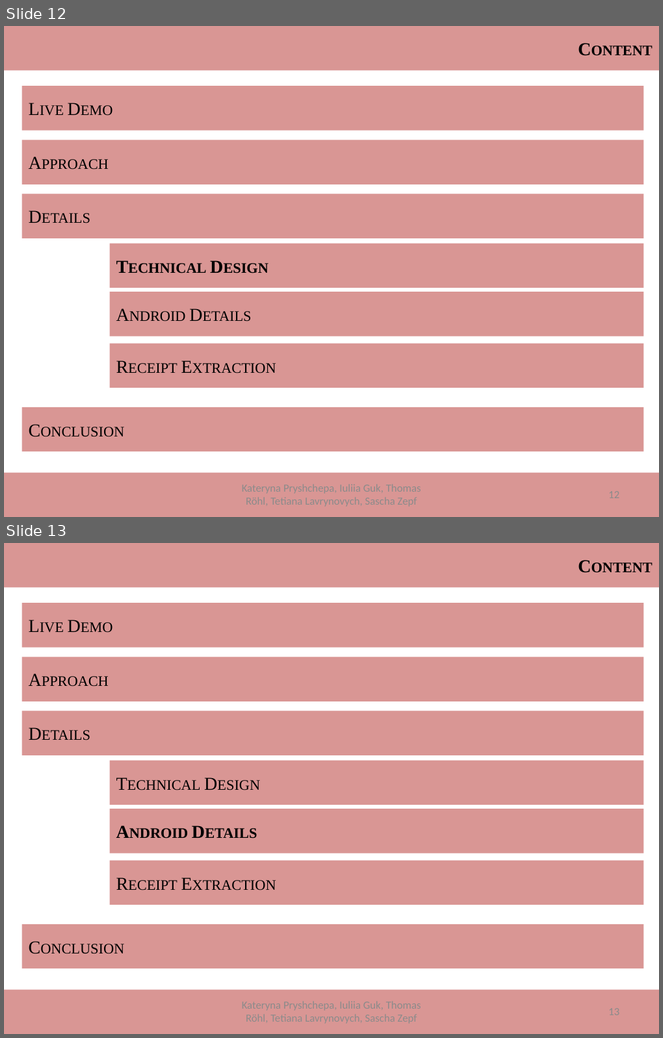
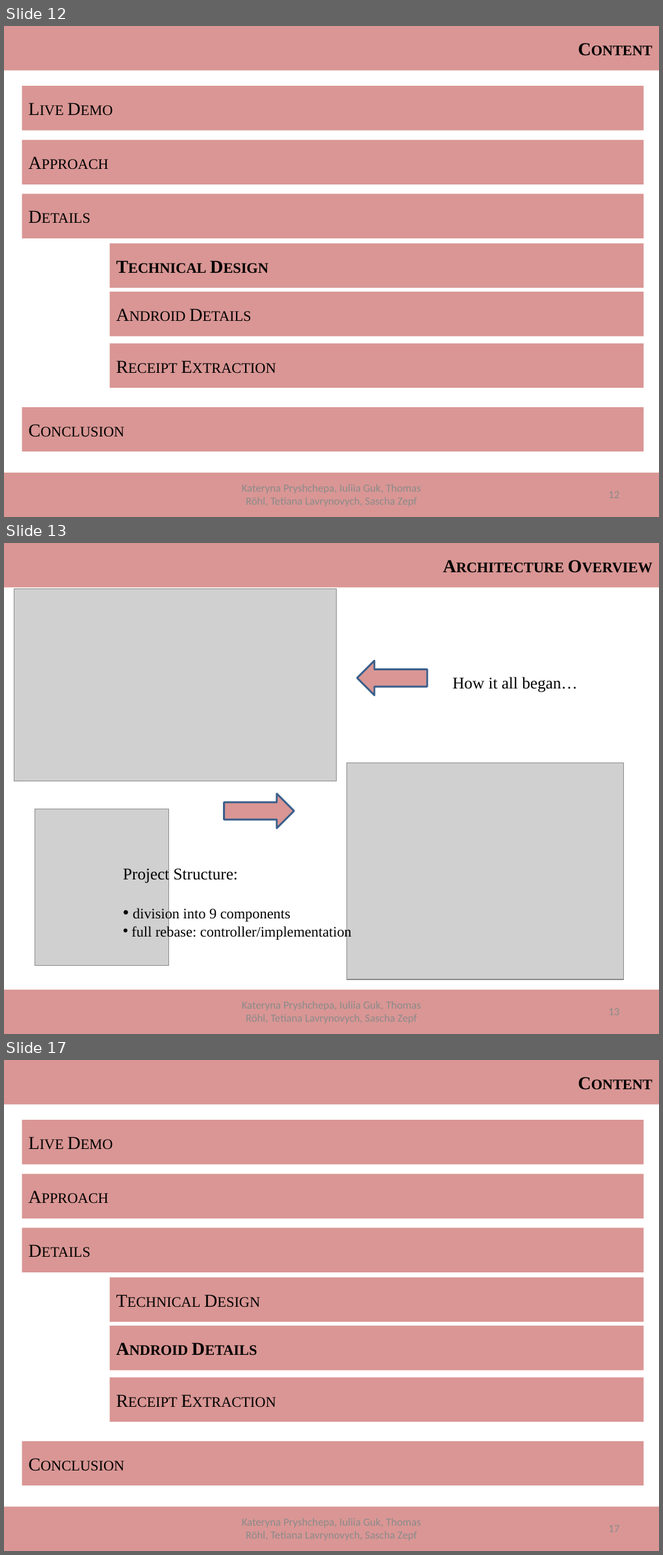
Before and after one commit to ThomasRoehl/ShopAdmin, a slide deck: Dokumentation/ShopAdmin_Final.pptx. Shown one above the other, each under a label of ours: slides 12 and 13 before the commit, slides 12, 13 and 17 after it; the slides between them are not shown. The pictures are 663x1038 and 663x1555 pixels, drawn with LibreOffice and Linux fonts; fonts in the diff are those of the drawing; grey boxes stand for pictures. Boxes give left, top, right and bottom in pixels: in the first picture for what was removed or moved away, otherwise in the second. Text is boxed around its words. In the diff, an @@ line names an element or a change of style, - is before the commit and + after.

Commit message:
presentation completed

```diff
--- a/Dokumentation/ShopAdmin_Final.pptx
+++ b/Dokumentation/ShopAdmin_Final.pptx
@@ slide 13 added at [4,543,659,1034], background #FFFFFF @@
@@ rectangle added at [4,543,659,588], fill #D99694, 20 pt, text #000000, bold, small capitals @@
+Architecture Overview
@@ picture added at [14,589,337,782] @@
@@ left arrow added at [357,661,427,696], fill #D99694, outline #3A5F8C 2 pt @@
@@ text added at [452,677,577,693], 18 pt, text #000000 @@
+How it all began…
@@ picture added at [347,763,624,980] @@
@@ right arrow added at [224,794,295,828], fill #D99694, outline #3A5F8C 2 pt @@
@@ picture added at [35,809,169,965] @@
@@ text added at [123,867,352,940], 16 pt, text #000000 @@
+Project Structure:
+• division into 9 components
+• full rebase: controller/implementation
@@ rectangle added at [4,990,659,1034], fill #D99694 @@
@@ what was slide 13 is now slide 17 @@
```
Also in this commit, not shown: 3 other slides added, 2 other files.
